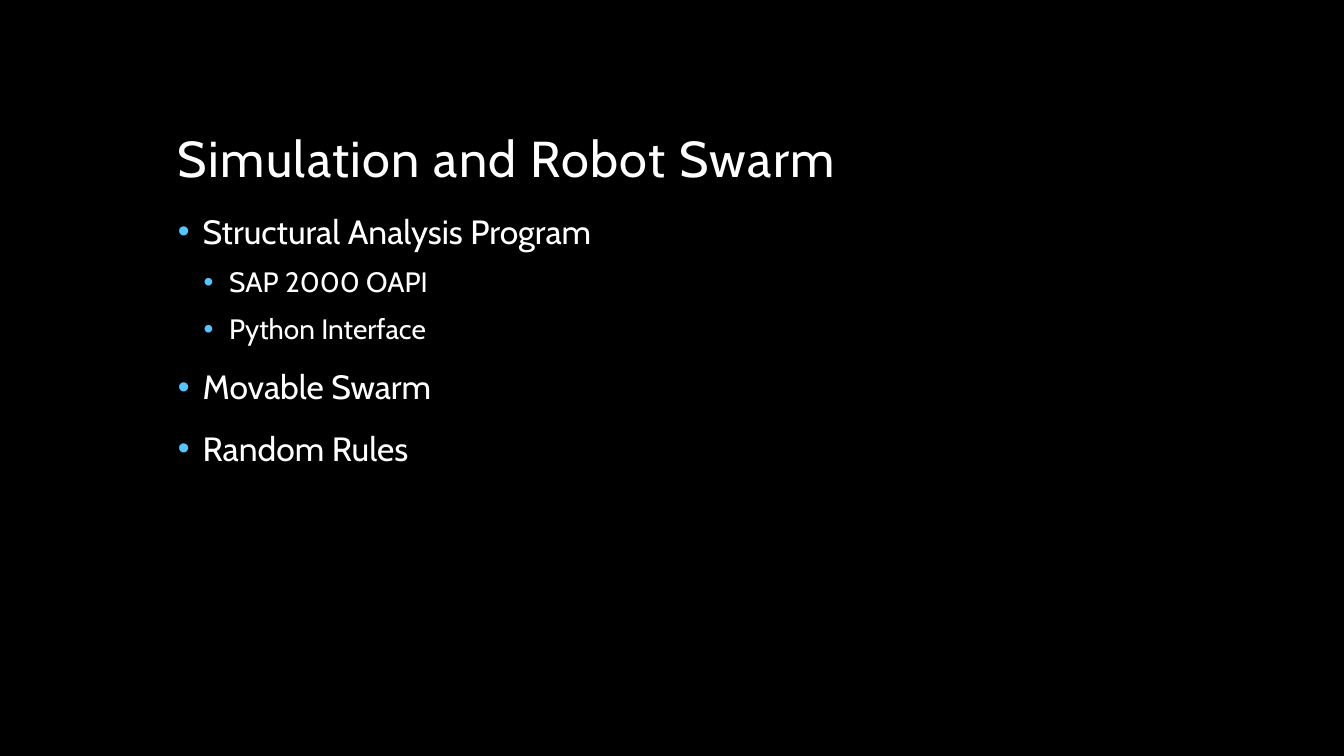
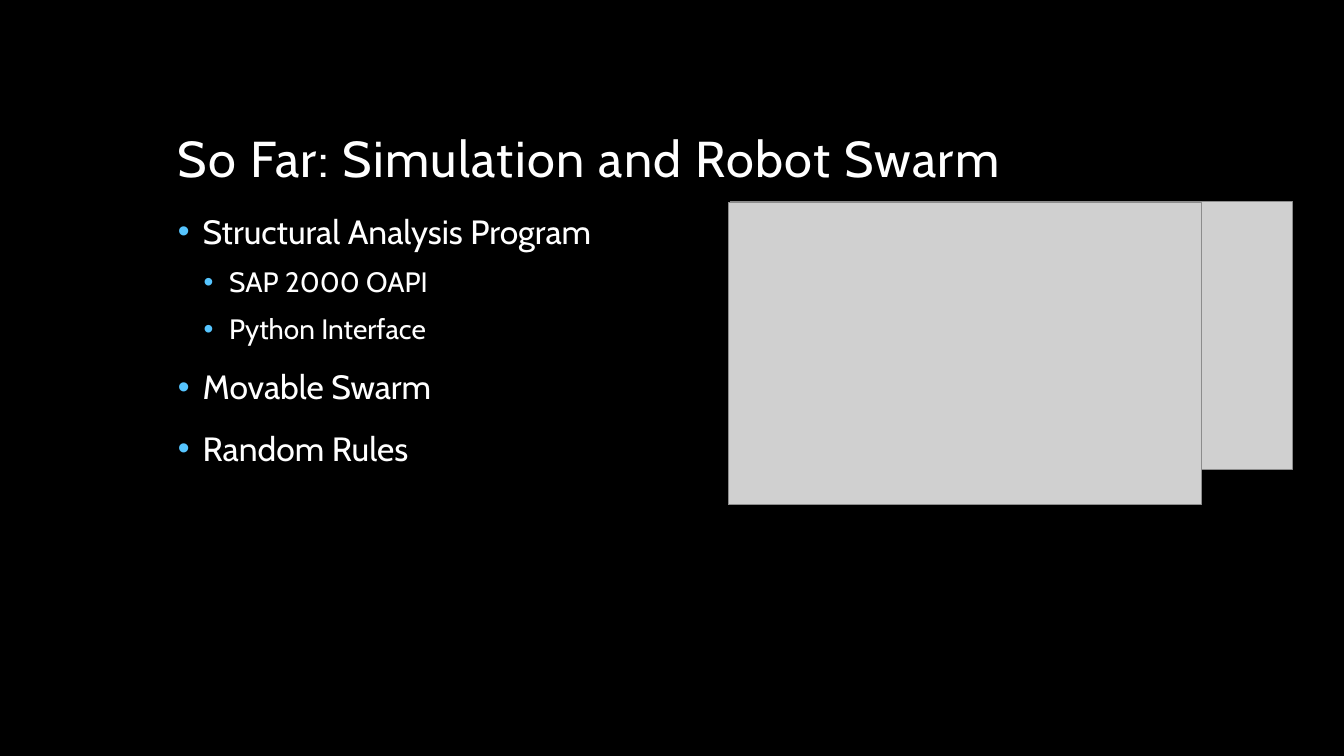
Before and after one commit to kandluis/sap2000, a slide deck: slide 3 of Decentralized Collective Construction.pptx. Drawn at 1344x756 pixels with LibreOffice and Linux fonts; fonts in the diff are those of the drawing; grey boxes stand for pictures; background and template pictures are left out. Boxes give left, top, right and bottom in pixels: in the first picture for what was removed or moved away, otherwise in the second. Text is boxed around its words. In the diff, an @@ line names an element or a change of style, - is before the commit and + after.

```diff
--- a/Decentralized Collective Construction.pptx
+++ b/Decentralized Collective Construction.pptx
@@ title at (178, 139, 1000, 178): text changed @@
-Simulation and Robot Swarm
+So Far: Simulation and Robot Swarm
@@ picture added at (728, 203, 1201, 505) @@
@@ picture added at (731, 202, 1293, 470) @@
```
Also in this commit, not shown: 3 other slides changed, 7 slides removed, 3 other files.
